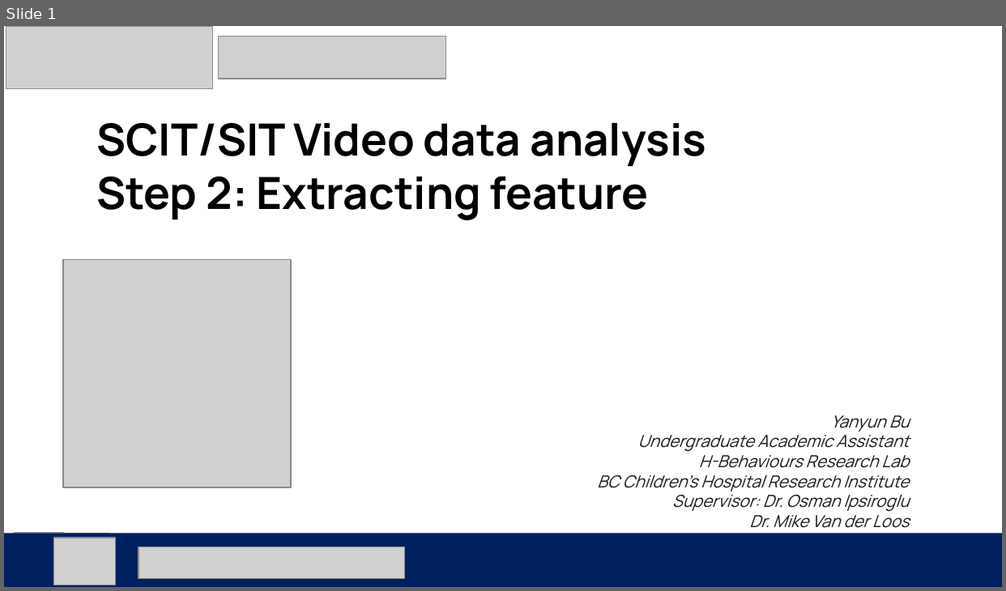
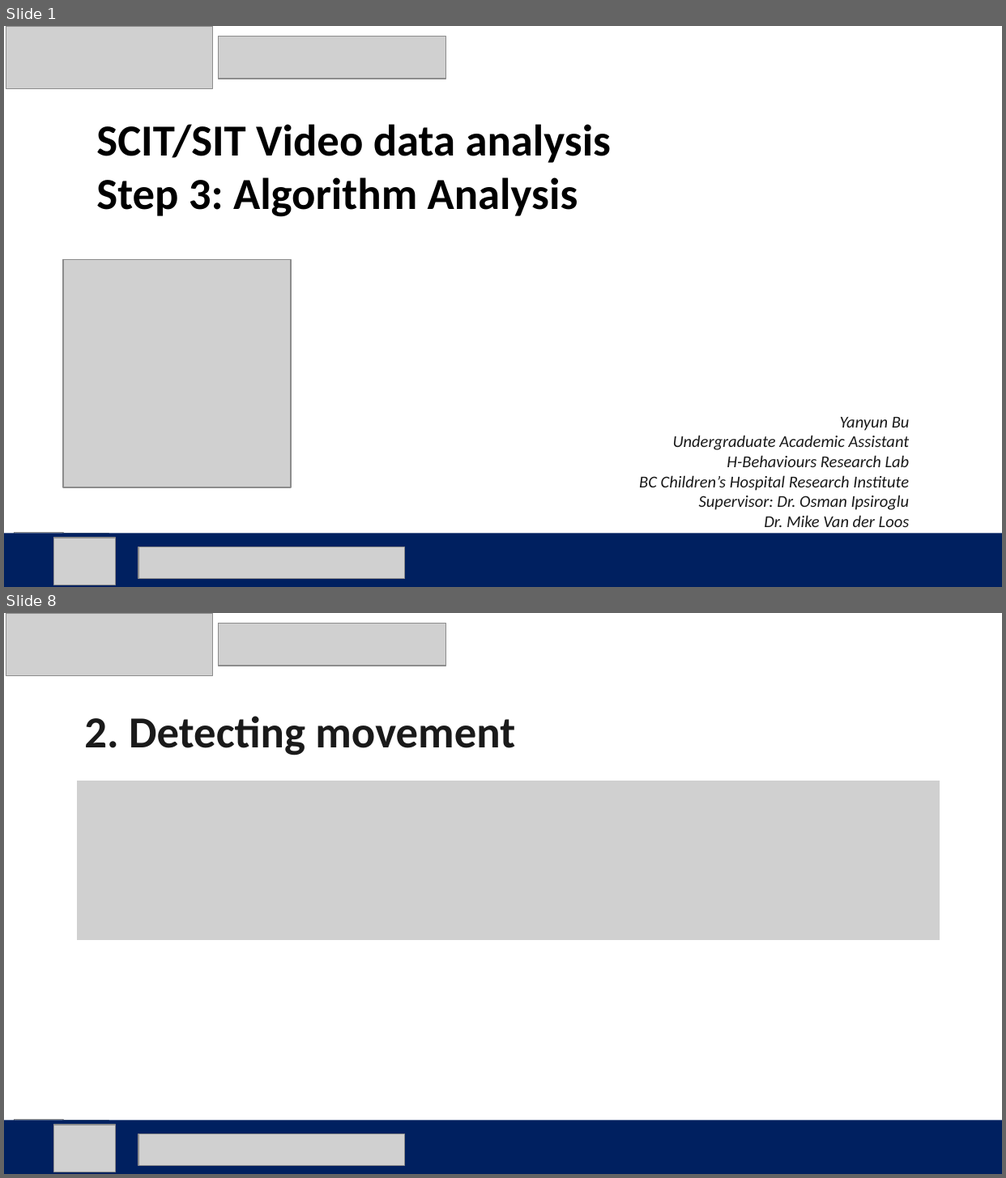
Before and after one commit to buyanyun/video-analysis-testing, a slide deck: step3_analysis.pptx. Shown one above the other, each under a label of ours: slide 1 before the commit, slides 1 and 8 after it; the slides between them are not shown. The pictures are 1006x591 and 1006x1178 pixels, drawn with LibreOffice and Linux fonts; fonts in the diff are those of the drawing; grey boxes stand for pictures. Boxes give left, top, right and bottom in pixels: in the first picture for what was removed or moved away, otherwise in the second. Text is boxed around its words. In the diff, an @@ line names an element or a change of style, - is before the commit and + after.

Commit message:
update ppt and figure

```diff
--- a/step3_analysis.pptx
+++ b/step3_analysis.pptx
@@ slide 8 added at (4,613,1002,1174), background #FFFFFF @@
@@ picture added at (6,613,212,676) @@
@@ picture added at (219,623,446,666) @@
@@ text added at (84,716,515,756), 32 pt, text #1A1A1A, bold @@
+2. Detecting movement
@@ picture added at (77,781,939,940) @@
@@ rectangle added at (4,1120,1002,1174), fill #002060 @@
@@ picture added at (14,1120,63,1169) @@
@@ picture added at (46,1120,108,1174) @@
@@ picture added at (54,1125,116,1172) @@
@@ picture added at (138,1135,405,1166) @@
@@ slide 1 changed as well @@
@@ text at (96,124,910,527): font Manrope to Calibri in "SCIT/SIT Video data analysis", "Yanyun Bu", "Undergraduate Academic Assistant", "H-Behaviours Research Lab" and 3 more places @@
@@ text at (96,177,578,217): text changed; font Manrope to Calibri @@
-Step 2: Extracting feature
+Step 3: Algorithm Analysis
```
Also in this commit, not shown: 5 other slides changed, 7 other slides added, 14 slides removed, 2 other files.
